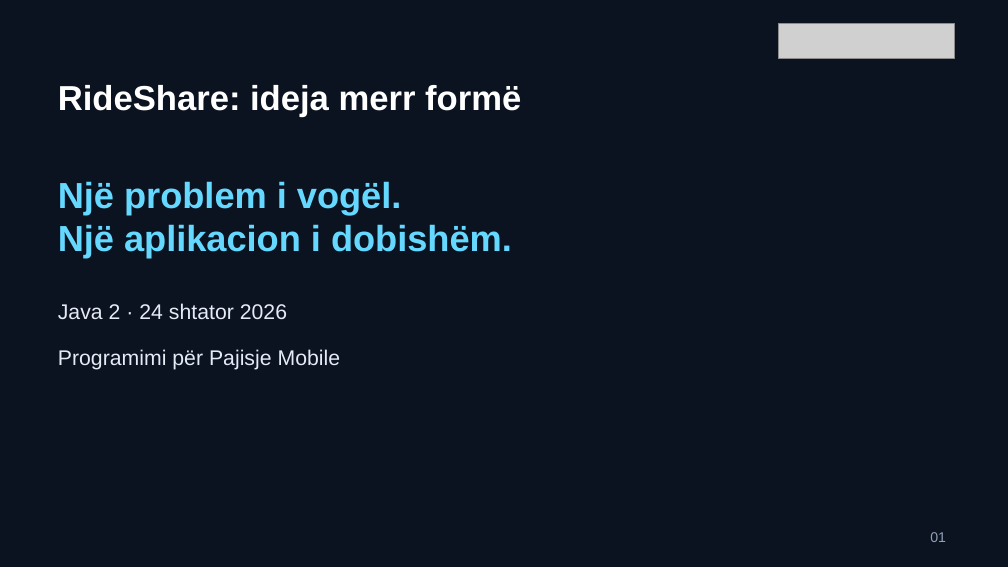
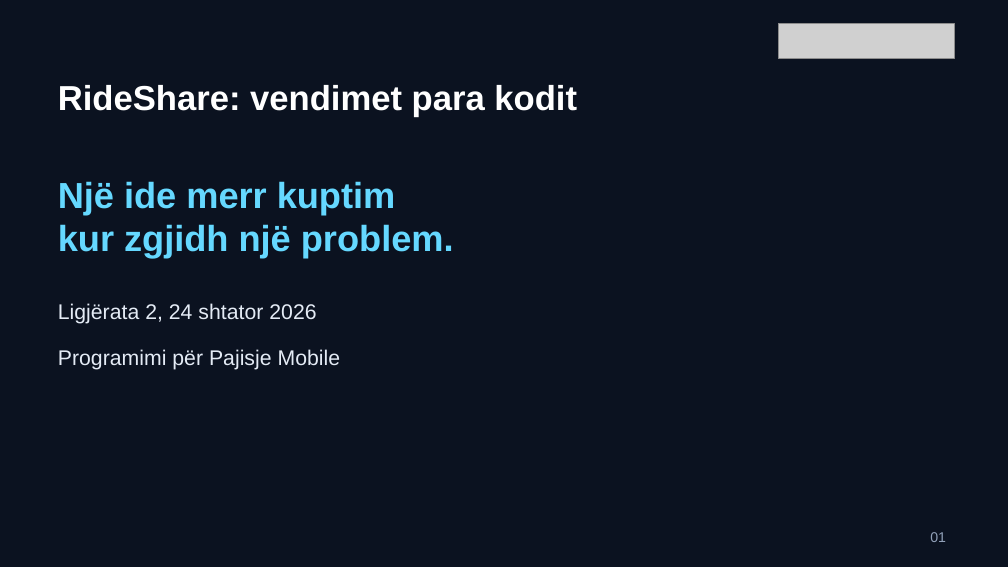
Before and after one commit to arbenl/arbenl.github.io, a slide deck: slide 1 of lendet/2026-2027/mobile/lectures/ligjerata-02-rideshare-ideja-mvp-2026.pptx. Drawn at 1008x567 pixels with LibreOffice and Linux fonts; fonts in the diff are those of the drawing; grey boxes stand for pictures. Boxes give left, top, right and bottom in pixels: in the first picture for what was removed or moved away, otherwise in the second. Text is boxed around its words. In the diff, an @@ line names an element or a change of style, - is before the commit and + after.

Commit message:
Separate week two lecture reasoning from guided RideShare lab (#19)

```diff
--- a/lendet/2026-2027/mobile/lectures/ligjerata-02-rideshare-ideja-mvp-2026.pptx
+++ b/lendet/2026-2027/mobile/lectures/ligjerata-02-rideshare-ideja-mvp-2026.pptx
@@ text at (x1=58, y1=85, x2=577, y2=117): text changed @@
-RideShare: ideja merr formë
+RideShare: vendimet para kodit
@@ text at (x1=58, y1=181, x2=454, y2=258): text changed @@
-Një problem i vogël.
-Një aplikacion i dobishëm.
+Një ide merr kuptim
+kur zgjidh një problem.
@@ text at (x1=58, y1=303, x2=316, y2=324): text changed @@
-Java 2 · 24 shtator 2026
+Ligjërata 2, 24 shtator 2026
```
Also in this commit, not shown: 5 other slides changed, 16 slides added, 20 slides removed, 15 other files.
